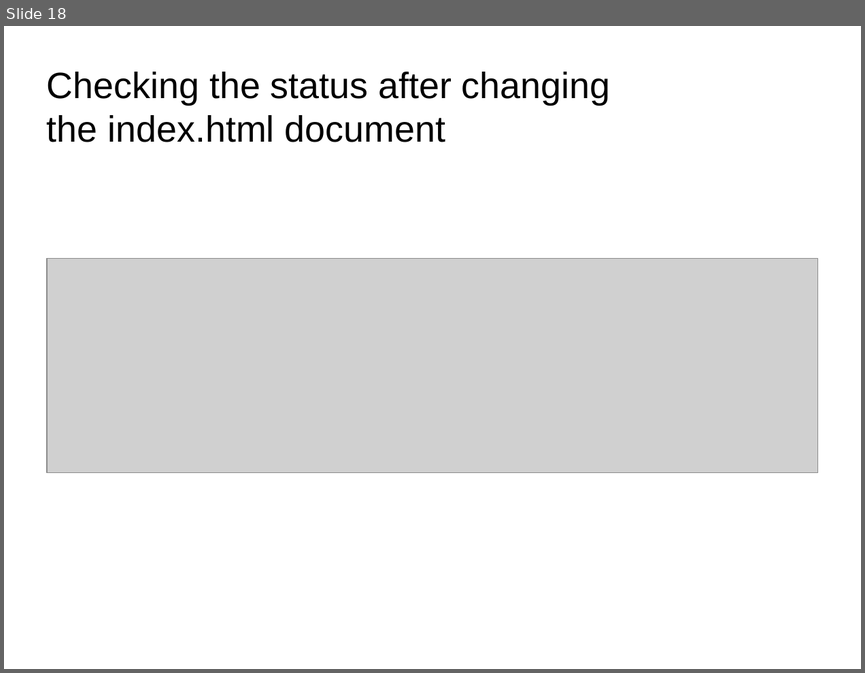
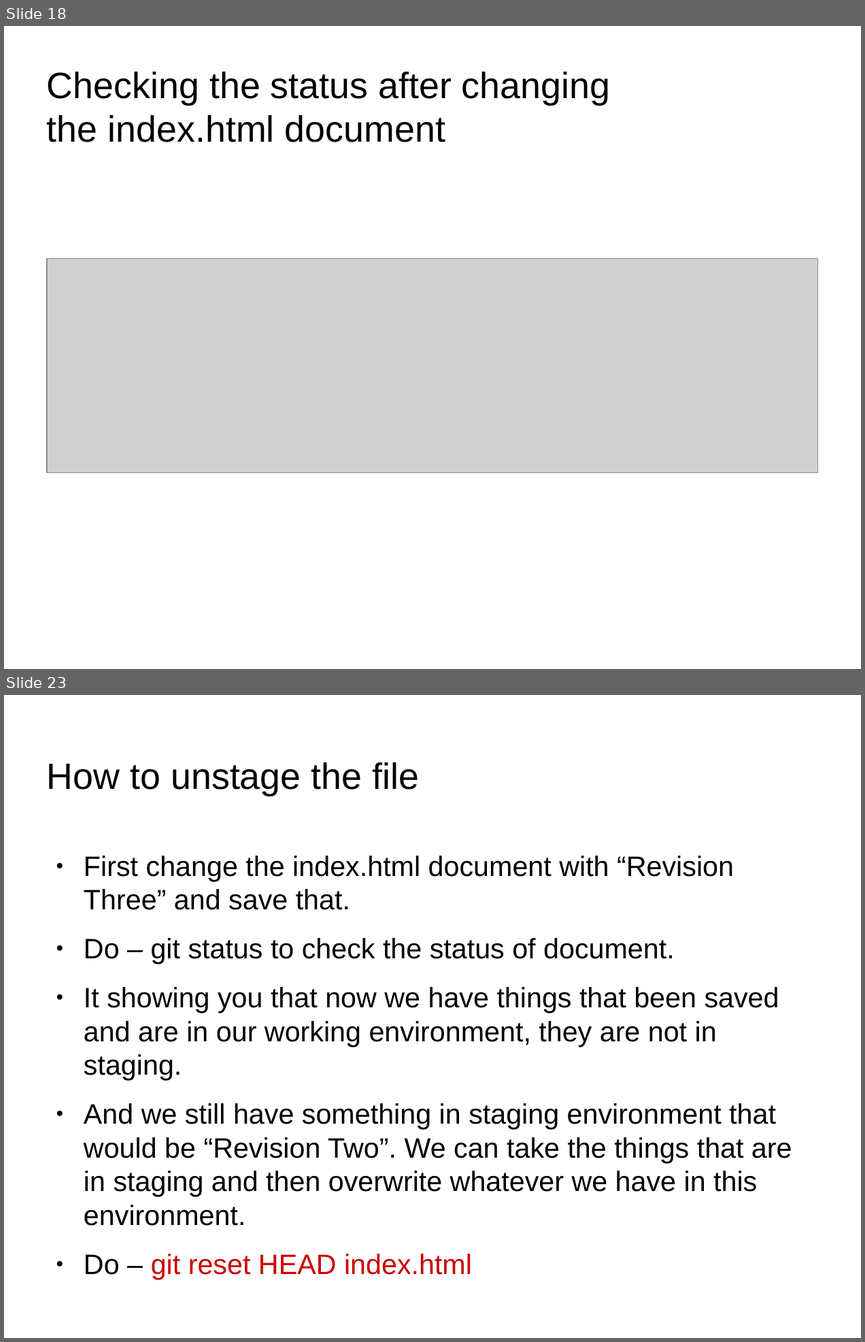
Before and after one commit to anumsh/Learning-Git-and-Github, a slide deck: git_and_GitHub.odp. Shown one above the other, each under a label of ours: slide 18 before the commit, slides 18 and 23 after it; the slides between them are not shown. The pictures are 865x673 and 865x1342 pixels, drawn with LibreOffice and Linux fonts; fonts in the diff are those of the drawing; grey boxes stand for pictures; background and template pictures are left out. Boxes give left, top, right and bottom in pixels: in the first picture for what was removed or moved away, otherwise in the second. Text is boxed around its words. In the diff, an @@ line names an element or a change of style, - is before the commit and + after.

```diff
--- a/git_and_GitHub.odp
+++ b/git_and_GitHub.odp
@@ slide 23 added at bbox=[4, 695, 861, 1338], background picture (left out) @@
@@ title added at bbox=[47, 762, 419, 796], 33.9 pt, text #000000 @@
+How to unstage the file
@@ text added at bbox=[84, 855, 792, 1225], 26 pt, text #000000 @@
+● First change the index.html document with “Revision Three” and save that.
+● Do – git status to check the status of document.
+● It showing you that now we have things that been saved and are in our working environment, they are not in staging.
+● And we still have something in staging environment that would be “Revision Two”. We can take the things that are in staging and then overwrite whatever we have in this environment.
+● Do – git reset HEAD index.html
```
Also in this commit, not shown: 1 slide changed, 8 other slides added, 8 other files.
